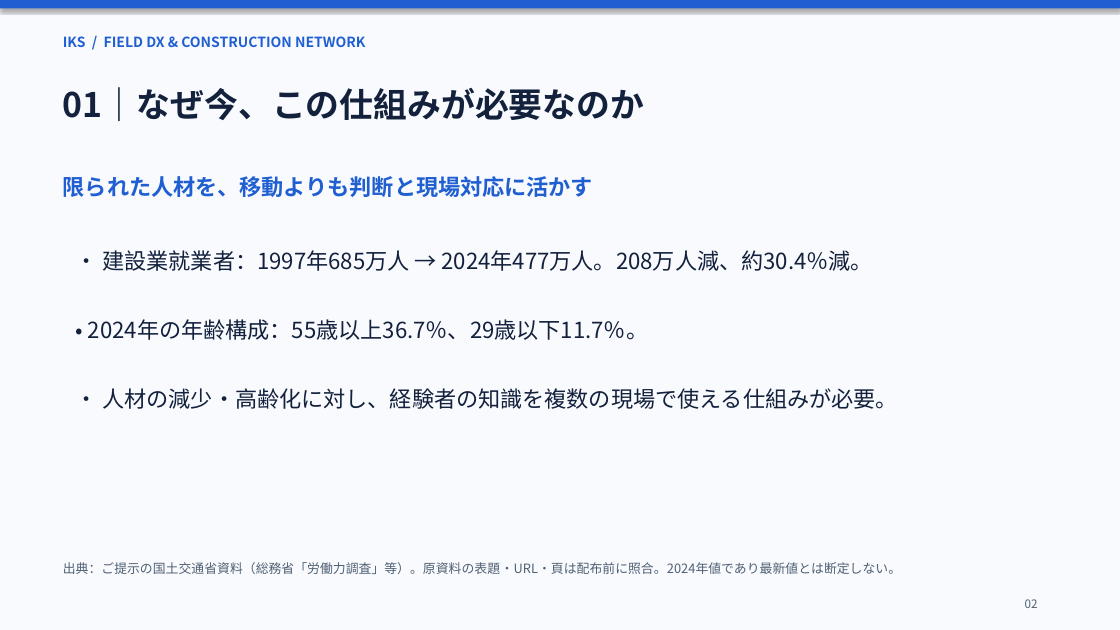
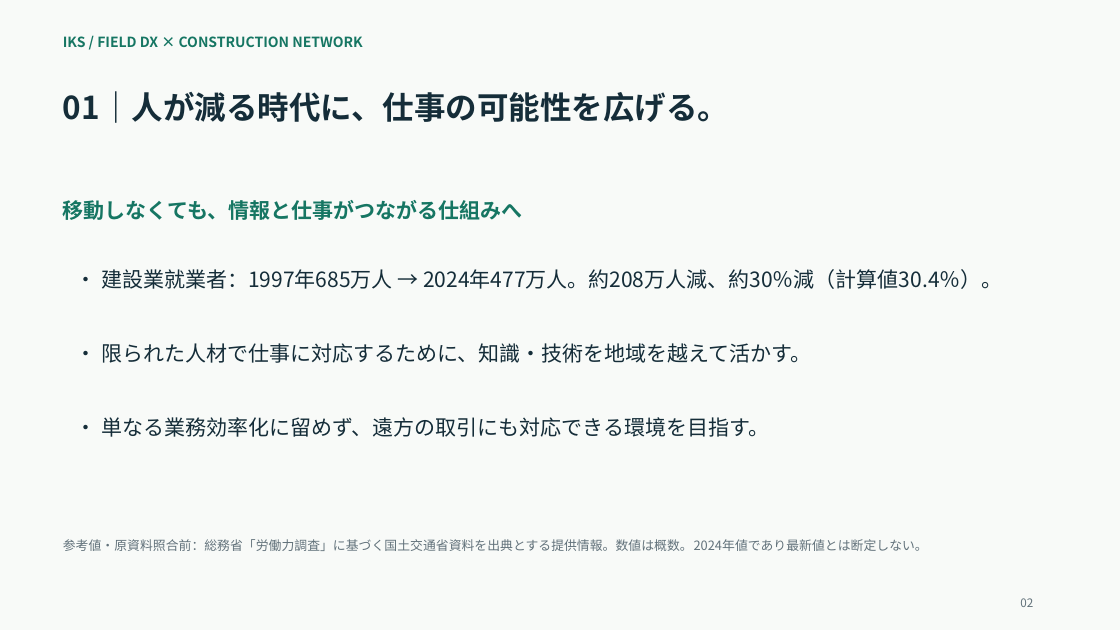
Before and after one commit to kametyosu/IKS-HP, a slide deck: slide 2 of proposal.pptx. Drawn at 1120x630 pixels with LibreOffice and Linux fonts; fonts in the diff are those of the drawing. Boxes give left, top, right and bottom in pixels: in the first picture for what was removed or moved away, otherwise in the second. Text is boxed around its words. In the diff, an @@ line names an element or a change of style, - is before the commit and + after.

```diff
--- a/proposal.pptx
+++ b/proposal.pptx
@@ background #F8FAFD to #F8FAF8 @@
@@ rectangle removed at (0,0,1120,8) @@
@@ text at (63,36,362,47): text changed; text colour #1F5FD1 to #167663 @@
-IKS / FIELD DX & CONSTRUCTION NETWORK
+IKS / FIELD DX × CONSTRUCTION NETWORK
@@ text added at (63,91,729,123), 27 pt, text #152D39, bold @@
+01｜人が減る時代に、仕事の可能性を広げる。
@@ text removed at (63,176,593,197) @@
-限られた人材を、移動よりも判断と現場対応に活かす
@@ text at (63,200,523,220): text changed; size 29 to 18 pt; text colour #13213D to #167663 @@
-01｜なぜ今、この仕組みが必要なのか
+移動しなくても、情報と仕事がつながる仕組みへ
@@ text at (101,269,1003,289): text changed; size 19 to 18 pt; text colour #13213D to #152D39 @@
-• 建設業就業者：1997年685万人 → 2024年477万人。208万人減、約30.4％減。
+• 建設業就業者：1997年685万人 → 2024年477万人。約208万人減、約30％減（計算値30.4％）。
@@ text at (101,343,811,363): text changed; size 19 to 18 pt; text colour #13213D to #152D39 @@
-• 人材の減少・高齢化に対し、経験者の知識を複数の現場で使える仕組みが必要。
+• 限られた人材で仕事に対応するために、知識・技術を地域を越えて活かす。
@@ text at (101,417,769,437): text changed; size 19 to 18 pt; text colour #13213D to #152D39 @@
-• 2024年の年齢構成：55歳以上36.7％、29歳以下11.7％。
+• 単なる業務効率化に留めず、遠方の取引にも対応できる環境を目指す。
@@ text at (63,539,928,551): text changed; text colour #506074 to #62727B @@
-出典：ご提示の国土交通省資料（総務省「労働力調査」等）。原資料の表題・URL・頁は配布前に照合。2024年値であり最新値とは断定しない。
+参考値・原資料照合前：総務省「労働力調査」に基づく国土交通省資料を出典とする提供情報。数値は概数。2024年値であり最新値とは断定しない。
@@ text "02" at (1020,598,1033,607): text colour #506074 to #62727B; less space between paragraphs @@
```
Also in this commit, not shown: 6 other slides changed, 3 slides added, 3 slides removed, 4 other files.
